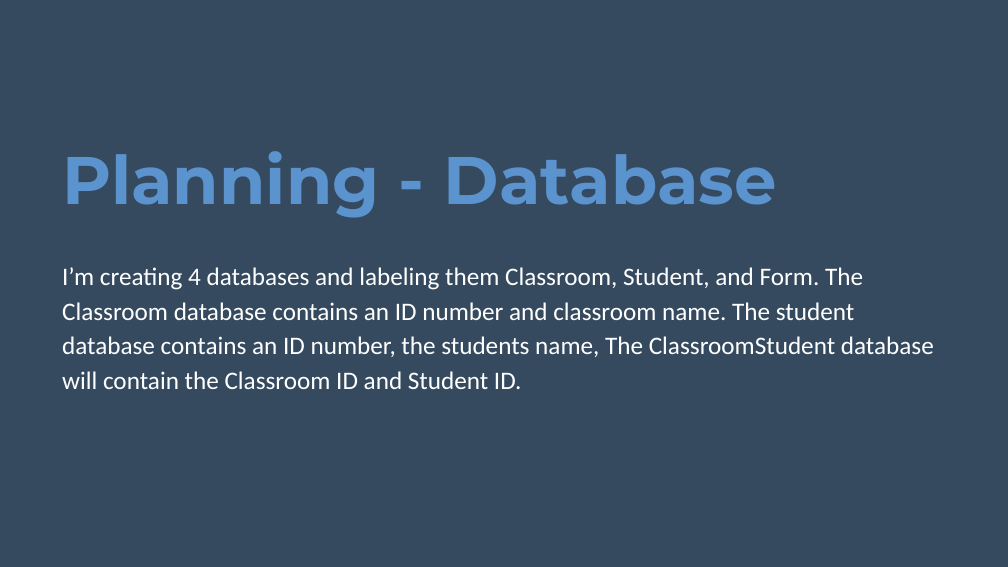
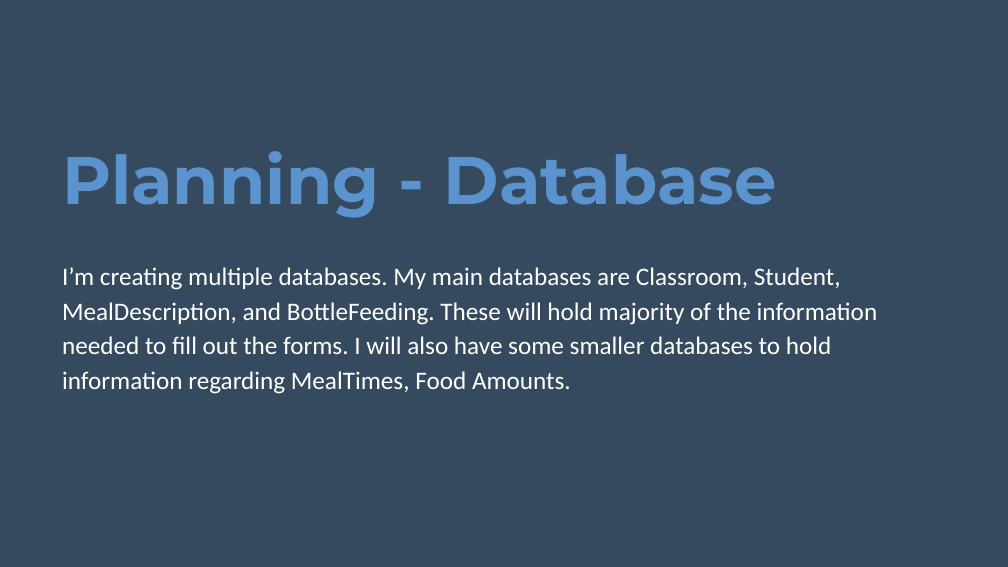
Before and after one commit to relleremily/DaycareProject, a slide deck: slide 5 of daycare-presentation.pptx. Drawn at 1008x567 pixels with LibreOffice and Linux fonts; fonts in the diff are those of the drawing; background and template pictures are left out. Boxes give left, top, right and bottom in pixels: in the first picture for what was removed or moved away, otherwise in the second. Text is boxed around its words. In the diff, an @@ line names an element or a change of style, - is before the commit and + after.

Commit message:
Added Food Amounts to Meal Descriptions

```diff
--- a/daycare-presentation.pptx
+++ b/daycare-presentation.pptx
@@ text at (62,267,878,394): text changed @@
-I’m creating 4 databases and labeling them Classroom, Student, and Form. The Classroom database contains an ID number and classroom name. The student database contains an ID number, the students name, The ClassroomStudent database will contain the Classroom ID and Student ID.
+I’m creating multiple databases. My main databases are Classroom, Student, MealDescription, and BottleFeeding. These will hold majority of the information needed to fill out the forms. I will also have some smaller databases to hold information regarding MealTimes, Food Amounts.
```
Also in this commit, not shown: 4 other slides changed, 1 slide added, 1 slide removed, 20 other files.
